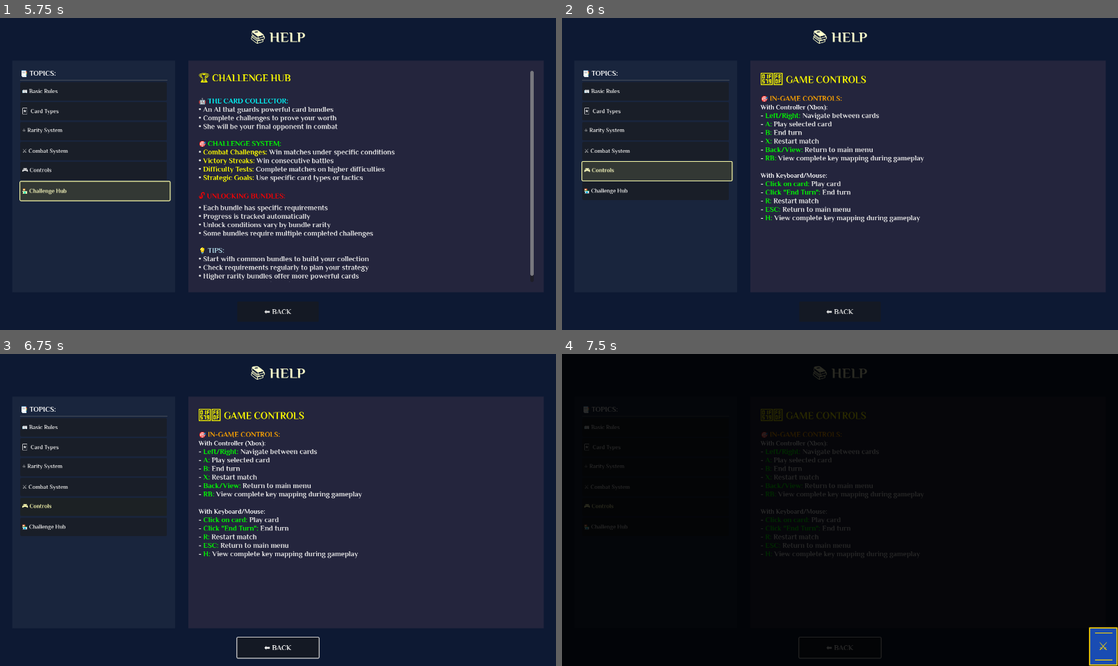
Above: before the commit, frames 1-4 (two rows, left to right).
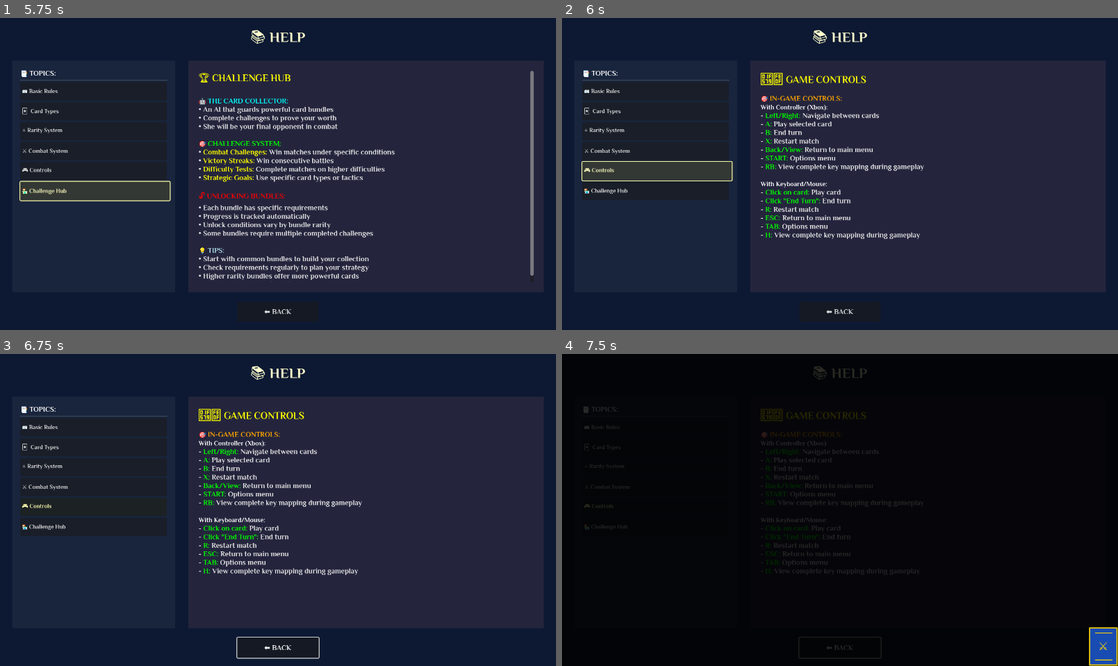
Above: after the commit, the same moments.

Repository: lextrack/Card-Vault-Keeper-Arena
Game: Godot game, scene res://scenes/MainMenu.tscn
The game is run twice, just before and just after one commit, with the same random seed, the same clock (stepped at 60 frames per second) and the same inputs. Sound files missing from this copy of the repository are replaced by a short silence.
Inputs (mouse positions are in pixels of both pictures, inside the frame that each line leads up to):
- Up to frame 1 (5.75 s): click "HELP" at 0.5 s; click "⬅️ BACK" at 1.25 s; click "📖 Basic Rules" at 2 s; click "🃏 Card Types" at 2.75 s; click "⭐ Rarity System" at 3.5 s; click "⚔️ Combat System" at 4.25 s; click "🏪 Challenge Hub" at 5 s
- Up to frame 2 (6 s): click "🎮 Controls" at 5.75 s
- Up to frame 3 (6.75 s): move the mouse to (400, 494) at 6.52 s; hold Right (ui_right) from 6.53 s (still down); hold C (ChallengeHub_access) from 6.53 s (still down); click (400, 494) at 6.67 s
- Up to frame 4 (7.5 s): move the mouse to (728, 525) at 7.27 s; release Right (ui_right) at 7.28 s; release C (ChallengeHub_access) at 7.28 s; hold Escape (game_back) from 7.28 s (still down); tap H (game_controls) at 7.35 s; click (728, 525) at 7.42 s

Frame 1 is identical in both runs. In frame 2, 1.9% of the frame differs, in the area x 35-66%, y 44-71%; in frame 3, 1.9%; in frame 4, 0.6%.

Commit message:
Cursor hide automatically

Diff:
--- a/project.godot
+++ b/project.godot
@@ -26,6 +26,7 @@
 GlobalMusicManager="*res://scripts/GlobalMusicManager.gd"
 UnlockManagers="*res://scripts/UnlockManager.gd"
 GameStateManager="*res://scripts/GameStateManager.gd"
+CursorManager="*res://scripts/CursorManager.gd"
 
 [display]
 
--- /dev/null
+++ b/scripts/CursorManager.gd
@@ -0,0 +1,35 @@
+extends Node
+
+var gamepad_mode: bool = false
+var cursor_hidden: bool = false
+
+func _ready():
+	pass
+
+func set_gamepad_mode(enabled: bool):
+	if gamepad_mode != enabled:
+		gamepad_mode = enabled
+		_update_cursor_visibility()
+
+func _update_cursor_visibility():
+	if gamepad_mode and not cursor_hidden:
+		Input.set_mouse_mode(Input.MOUSE_MODE_HIDDEN)
+		cursor_hidden = true
+	elif not gamepad_mode and cursor_hidden:
+		Input.set_mouse_mode(Input.MOUSE_MODE_VISIBLE)
+		cursor_hidden = false
+
+func show_cursor():
+	Input.set_mouse_mode(Input.MOUSE_MODE_VISIBLE)
+	cursor_hidden = false
+
+func hide_cursor():
+	Input.set_mouse_mode(Input.MOUSE_MODE_HIDDEN)
+	cursor_hidden = true
+
+func _input(event):
+	if event is InputEventJoypadButton or event is InputEventJoypadMotion:
+		if event is InputEventJoypadButton and event.pressed:
+			set_gamepad_mode(true)
+	elif event is InputEventMouse:
+		set_gamepad_mode(false)
--- a/scripts/HelpMenu.gd
+++ b/scripts/HelpMenu.gd
@@ -108,6 +108,7 @@
 - [color=lime]B:[/color] End turn
 - [color=lime]X:[/color] Restart match
 - [color=lime]Back/View:[/color] Return to main menu
+- [color=lime]START:[/color] Options menu
 - [color=lime]RB:[/color] View complete key mapping during gameplay
 
 [font_size=16][color=white]With Keyboard/Mouse:[/color][/font_size]
@@ -115,6 +116,7 @@
 - [color=lime]Click "End Turn":[/color] End turn
 - [color=lime]R:[/color] Restart match
 - [color=lime]ESC:[/color] Return to main menu
+- [color=lime]TAB:[/color] Options menu
 - [color=lime]H:[/color] View complete key mapping during gameplay""",
 
 	"🏪 Challenge Hub": """[font_size=24][color=yellow]🏆 CHALLENGE HUB[/color][/font_size]
--- a/scripts/InputManager.gd
+++ b/scripts/InputManager.gd
@@ -104,12 +104,14 @@
 	if event is InputEventJoypadButton and event.pressed:
 		if not last_input_was_gamepad:
 			last_input_was_gamepad = true
+			CursorManager.set_gamepad_mode(true)
 			if main_scene.is_player_turn and main_scene.player and is_input_enabled():
 				gamepad_mode = true
 				_update_ui_for_gamepad_mode()
 	elif event is InputEventMouse or (event is InputEventKey and event.pressed):
 		if last_input_was_gamepad:
 			last_input_was_gamepad = false
+			CursorManager.set_gamepad_mode(false)
 			if main_scene.is_player_turn and main_scene.player and is_input_enabled():
 				gamepad_mode = false
 				_update_ui_for_gamepad_mode()
--- a/scripts/Main.gd
+++ b/scripts/Main.gd
@@ -740,6 +740,11 @@
 		confirmation_dialog.handle_input(event)
 		return
 
+	if event is InputEventJoypadButton and event.pressed:
+		CursorManager.set_gamepad_mode(true)
+	elif event is InputEventMouse:
+		CursorManager.set_gamepad_mode(false)
+
 	if event.is_action_pressed("show_options") and is_player_turn and not options_menu.visible:
 		show_options_menu()
 		return
--- a/scripts/MainMenu.gd
+++ b/scripts/MainMenu.gd
@@ -151,12 +151,14 @@
 		if not gamepad_mode:
 			gamepad_mode = true
 			last_input_was_gamepad = true
+			CursorManager.set_gamepad_mode(true)
 			_reset_all_button_effects()
 			_on_input_method_changed()
 	elif event is InputEventMouse or event is InputEventKey:
 		if gamepad_mode:
 			gamepad_mode = false
 			last_input_was_gamepad = false
+			CursorManager.set_gamepad_mode(false)
 			_reset_all_button_effects()
 			_on_input_method_changed()
 
--- a/scripts/OptionsMenu.gd
+++ b/scripts/OptionsMenu.gd
@@ -655,11 +655,13 @@
 		if not gamepad_mode:
 			gamepad_mode = true
 			last_input_was_gamepad = true
+			CursorManager.set_gamepad_mode(true)
 			_on_input_method_changed()
 	elif event is InputEventMouse or event is InputEventKey:
 		if gamepad_mode:
 			gamepad_mode = false
 			last_input_was_gamepad = false
+			CursorManager.set_gamepad_mode(false)
 			_on_input_method_changed()
 
 func _on_input_method_changed():
Not shown, added: scripts/CursorManager.gd.uid
